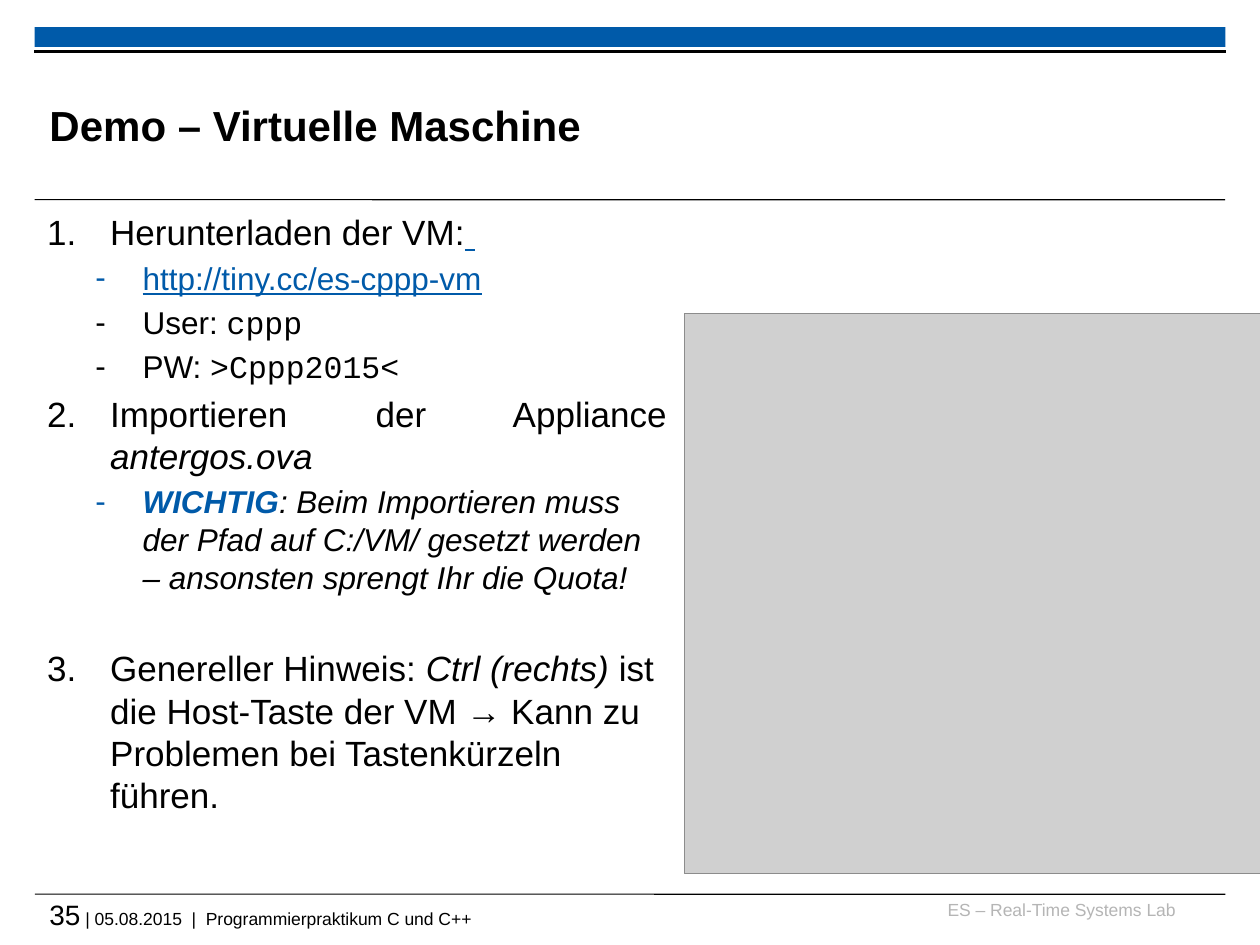
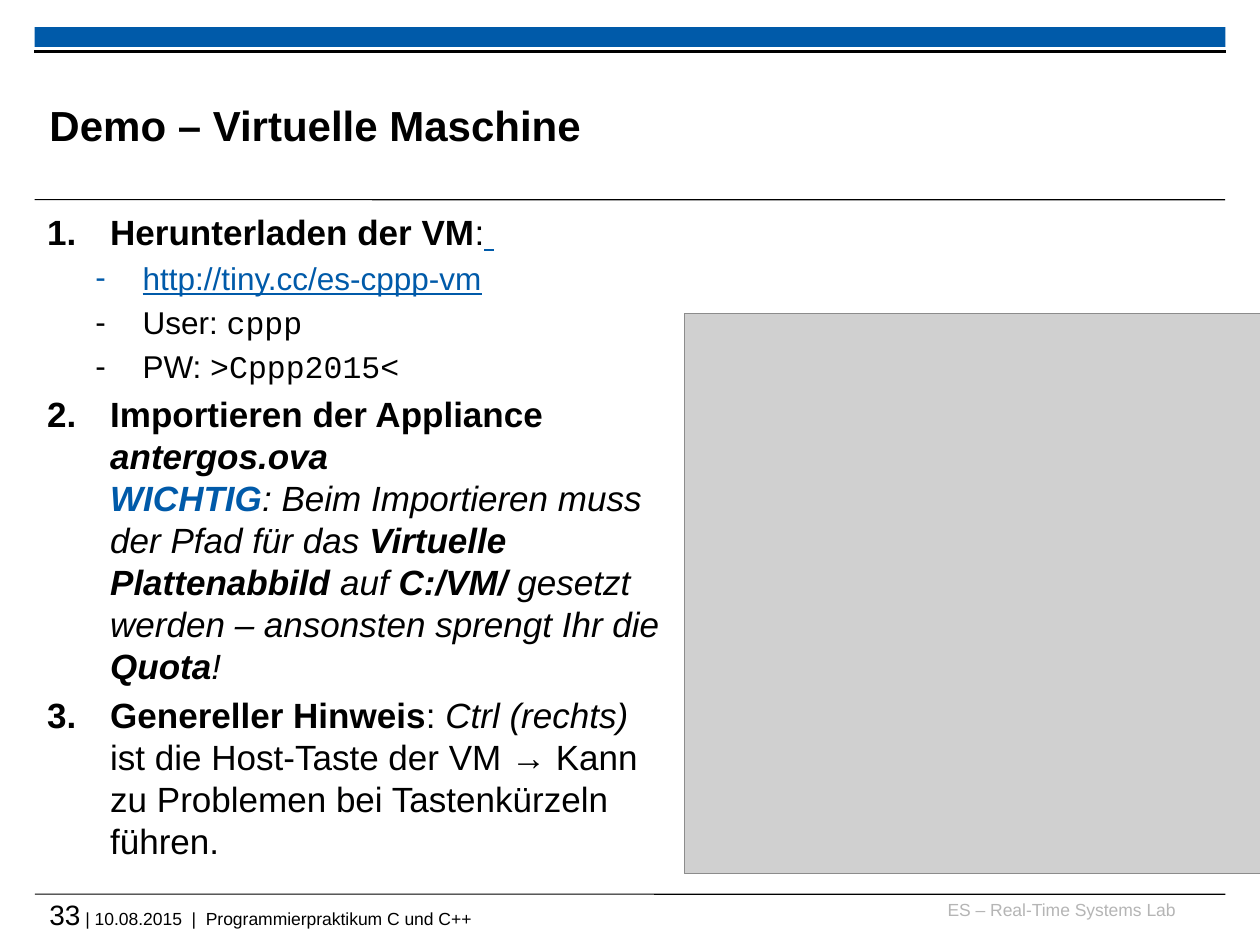
Before and after one commit to h82k/tud-cppp, a slide deck: slide 33 of vorlesung/cppp_lecture.pptx (slide 35 before the commit). Drawn at 1260x945 pixels with LibreOffice and Linux fonts; fonts in the diff are those of the drawing; grey boxes stand for pictures; background and template pictures are left out. Boxes give left, top, right and bottom in pixels: in the first picture for what was removed or moved away, otherwise in the second. Text is boxed around its words. In the diff, an @@ line names an element or a change of style, - is before the commit and + after.

```diff
--- a/vorlesung/cppp_lecture.pptx
+++ b/vorlesung/cppp_lecture.pptx
@@ text at [110, 219, 638, 855]: bold on in "Herunterladen der VM:", "Genereller Hinweis:" @@
@@ text at [110, 401, 659, 686]: text changed; size 18 to 20 pt; bold on @@
-2. Importieren der Appliance antergos.ova
-  – WICHTIG: Beim Importieren muss der Pfad auf C:/VM/ gesetzt werden – ansonsten sprengt Ihr die Quota!
+2. Importieren der Appliance antergos.ova
+   WICHTIG: Beim Importieren muss der Pfad für das Virtuelle Plattenabbild auf C:/VM/ gesetzt werden – ansonsten sprengt Ihr die Quota!
@@ text at [49, 905, 471, 929]: text changed @@
-35 | 05.08.2015 | Programmierpraktikum C und C++
+33 | 10.08.2015 | Programmierpraktikum C und C++
```
Also in this commit, not shown: 70 other slides changed, 1 slide added, 1 slide removed, 1 other file.
